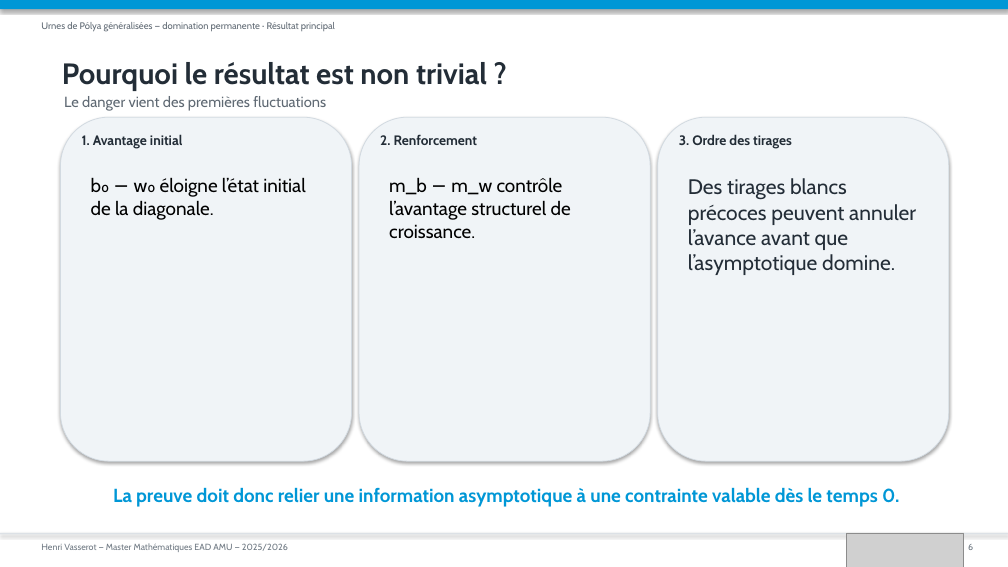
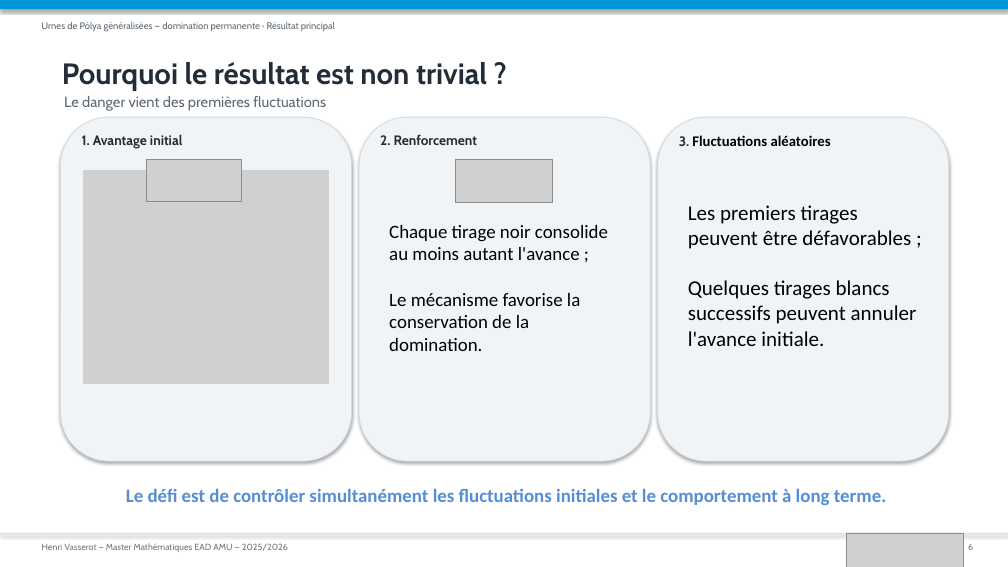
Before and after one commit to lolipop913/TER_Polya, a slide deck: slide 6 of presentation.pptx. Drawn at 1008x567 pixels with LibreOffice and Linux fonts; fonts in the diff are those of the drawing; grey boxes stand for pictures. Boxes give left, top, right and bottom in pixels: in the first picture for what was removed or moved away, otherwise in the second. Text is boxed around its words. In the diff, an @@ line names an element or a change of style, - is before the commit and + after.

```diff
--- a/presentation.pptx
+++ b/presentation.pptx
@@ text at [679,135,831,146]: text changed; size 13 to 14 pt; font Cabin to Calibri; text colour #232D37 to #000000 @@
-3. Ordre des tirages
+3. Fluctuations aléatoires
@@ picture added at [83,170,329,384] @@
@@ text removed at [91,177,305,220] @@
-b₀ − w₀ éloigne l’état initial de la diagonale.
@@ picture added at [146,160,241,201] @@
@@ picture added at [455,160,553,203] @@
@@ text at [688,205,917,346]: text changed; font Cabin to Calibri; text colour #232D37 to #000000 @@
-Des tirages blancs précoces peuvent annuler l’avance avant que l’asymptotique domine.
+Les premiers tirages peuvent être défavorables ;
+Quelques tirages blancs successifs peuvent annuler l'avance initiale.
@@ text at [389,225,608,351]: text changed; font Cabin to Calibri @@
-m_b − m_w contrôle l’avantage structurel de croissance.
+Chaque tirage noir consolide au moins autant l'avance ;
+Le mécanisme favorise la conservation de la domination.
@@ text at [126,488,886,505]: text changed; font Cabin to Calibri; text colour #0097D6 to #558ED5 @@
-La preuve doit donc relier une information asymptotique à une contrainte valable dès le temps 0.
+Le défi est de contrôler simultanément les fluctuations initiales et le comportement à long terme.
```
Also in this commit, not shown: 10 other slides changed, 1 slide added, 1 other file.
